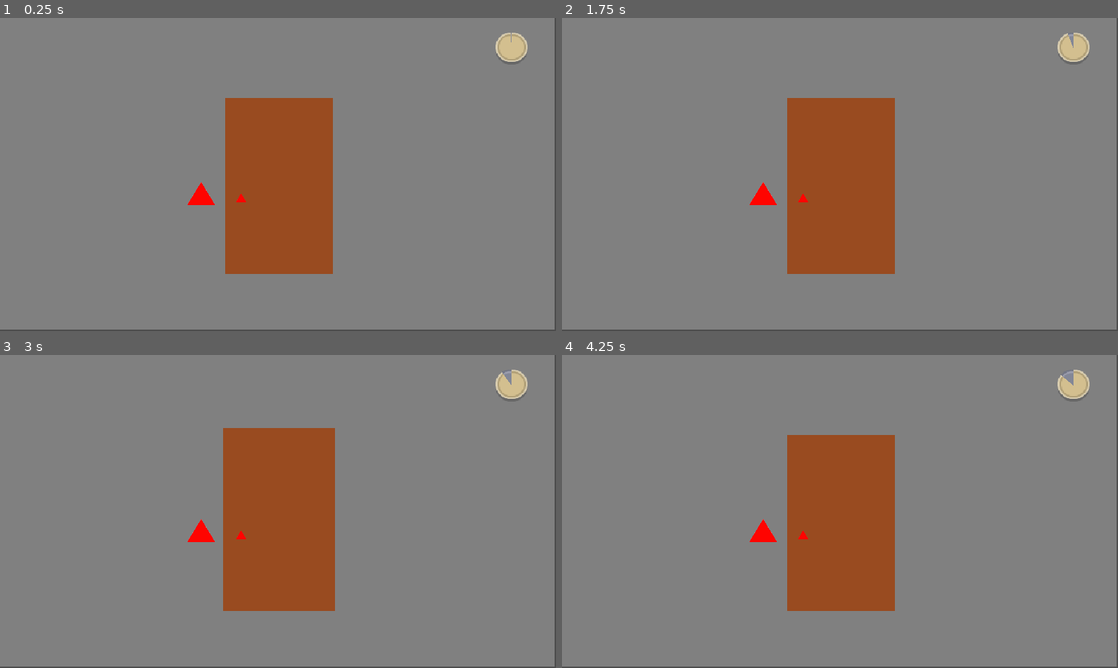
Above: before the commit, frames 1-4 (two rows, left to right).
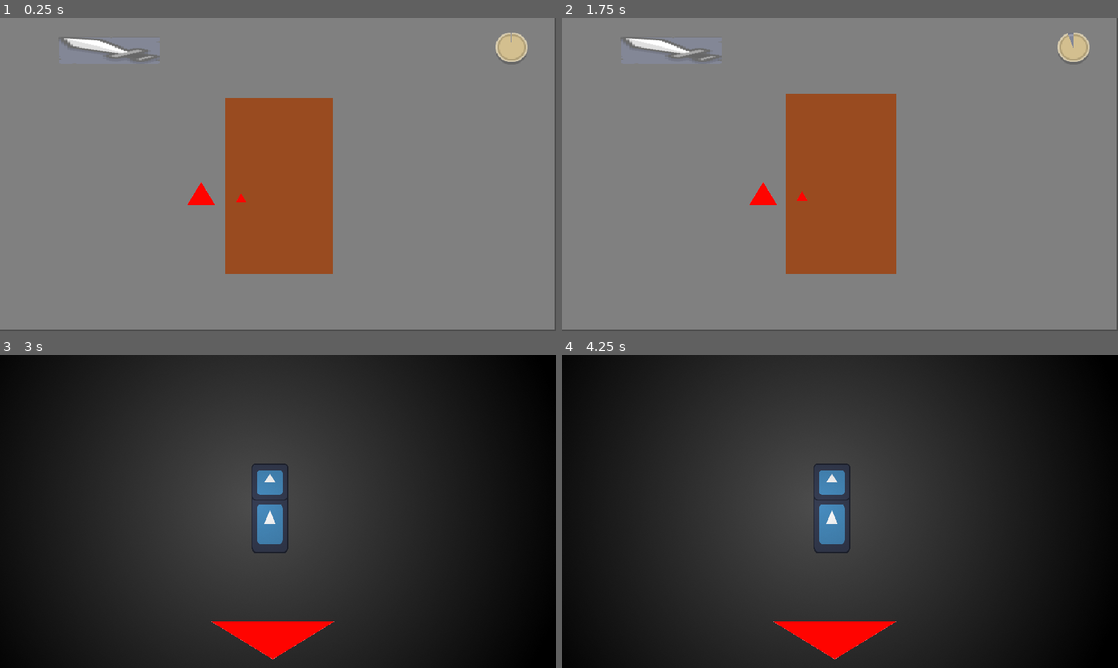
Above: after the commit, the same moments.

Repository: jaakop/TrickOrTrap
Game: Godot game, scene res://scenes/main_scene/main_scene.tscn
The game is run twice, just before and just after one commit, with the same random seed, the same clock (stepped at 60 frames per second) and the same inputs. The engine's default icon, where the game draws it, is replaced by a stand-in: a white triangle on a blue panel in a dark square.
Inputs (mouse positions are in pixels of both pictures, inside the frame that each line leads up to):
- Up to frame 1 (0.25 s): no input
- Up to frame 2 (1.75 s): click (840, 187) at 0.5 s; click (801, 196) at 1.25 s
- Up to frame 3 (3 s): click (278, 524) at 2 s; click (239, 533) at 2.77 s
- Up to frame 4 (4.25 s): click (840, 524) at 3.52 s

The runs differ from the first frame. In frame 1, 0.3% of the frame differs, in the area x 11-28%, y 6-14%; in frame 2, 0.9%; in frame 3, 100%, in the area x 0-100%, y 0-100%; in frame 4, 100%.

Commit message:
Added lives counter

Diff:
--- a/scenes/globals/global.gd
+++ b/scenes/globals/global.gd
@@ -3,3 +3,4 @@
 
 var currentCharacter: Character;
 var dayTime: float;
+var happyNeighbours: int;
--- a/scenes/main_scene/main_scene.gd
+++ b/scenes/main_scene/main_scene.gd
@@ -7,10 +7,14 @@
 
 @export var shadow: TextureRect;
 
+@export var maxHealth: int;
+
 @onready var global = $"/root/Global" as Globals
 @onready var timer = $"./Timer" as Timer;
 
 @onready var door = $"./Door" as Door;
+
+@onready var healthBar = $"./HealthBar" as TextureProgressBar
 
 var characterReady: bool;
 
@@ -18,6 +22,8 @@
 @export var lightLength: float;
 
 func _ready():
+    healthBar.max_value = maxHealth;
+
     if(global.currentCharacter == null):
         global.currentCharacter = Character.new();
         startCharacterTimer();
@@ -34,20 +40,26 @@
     pass;
 
 func _on_light_switch_pressed():
+    if(!characterReady):
+        return;
+
     if(global.currentCharacter.evil):
-        print("Evil character yeeted!");
+        print("Evil character sent out")
     else:
-        print("Good guy yeeted :C");
+        updateLives(-1);
 
     shadow.show();
     lightTimer = lightLength;
     pass # Replace with function body.
 
 func _on_handle_pressed():
+    if(!characterReady):
+        return;
+
     if(global.currentCharacter.evil):
         print("Evil character let in :c");
     else:
-        print("Good guy let in!");
+        print("Good character let in!")
     startCharacterTimer();
     pass # Replace with function body.
 
@@ -61,6 +73,10 @@
     characterReady = true;
     generateNewCharacter();
     door.knock();
+    pass # Replace with function body.
+
+func _on_day_timer_day_ended():
+    print("Day ended!")
     pass # Replace with function body.
 
 func generateNewCharacter():
@@ -77,7 +93,10 @@
     timer.start();
     pass;
 
+func updateLives(delta: int):
+    global.happyNeighbours += delta;
+    healthBar.value = maxHealth + global.happyNeighbours;
 
-func _on_day_timer_day_ended():
-    print("Day ended!")
-    pass # Replace with function body.
+    if(maxHealth + global.happyNeighbours <= 0):
+        print("Neighbors are not happy >:c");
+    pass;
--- a/scenes/main_scene/main_scene.tscn
+++ b/scenes/main_scene/main_scene.tscn
@@ -9,6 +9,8 @@
 [ext_resource type="Texture2D" uid="uid://d00ciprv1dont" path="res://assets/ui/buttonRound_blue.png" id="7_6tgl0"]
 [ext_resource type="Texture2D" uid="uid://csi5ksowwt6t7" path="res://assets/ui/buttonRound_beige.png" id="7_vp1an"]
 [ext_resource type="Script" path="res://scenes/main_scene/DayTimer.gd" id="9_bukiq"]
+[ext_resource type="Texture2D" uid="uid://b6tpniwpqrx6j" path="res://assets/ui/panelInset_blue.png" id="10_svlxc"]
+[ext_resource type="Texture2D" uid="uid://dxkg7aphgiaj5" path="res://assets/ui/cursorSword_silver.png" id="11_abiep"]
 
 [node name="MainScene" type="Control" node_paths=PackedStringArray("shadow")]
 layout_mode = 3
@@ -22,6 +24,7 @@
 timeMax = 3.0
 characherScene = "res://scenes/character/character_view.tscn"
 shadow = NodePath("Shadow")
+maxHealth = 3
 lightLength = 2.0
 
 [node name="Background2" type="TextureRect" parent="."]
@@ -46,12 +49,12 @@
 offset_right = 371.0
 offset_bottom = 607.0
 
-[node name="Handle" type="TextureButton" parent="."]
+[node name="Handle" type="TextureButton" parent="Door"]
 layout_mode = 0
-offset_left = 813.0
-offset_top = 598.0
-offset_right = 853.0
-offset_bottom = 638.0
+offset_left = 35.0
+offset_top = 321.0
+offset_right = 75.0
+offset_bottom = 361.0
 texture_normal = ExtResource("4_ym5qv")
 ignore_texture_size = true
 stretch_mode = 0
@@ -89,8 +92,20 @@
 script = ExtResource("9_bukiq")
 dayLength = 30.0
 
+[node name="HealthBar" type="TextureProgressBar" parent="."]
+layout_mode = 0
+offset_left = 201.0
+offset_top = 64.0
+offset_right = 552.0
+offset_bottom = 158.0
+max_value = 3.0
+value = 3.0
+nine_patch_stretch = true
+texture_under = ExtResource("10_svlxc")
+texture_progress = ExtResource("11_abiep")
+
 [connection signal="pressed" from="Door/TextureButton" to="." method="_on_texture_button_pressed"]
-[connection signal="pressed" from="Handle" to="." method="_on_handle_pressed"]
+[connection signal="pressed" from="Door/Handle" to="." method="_on_handle_pressed"]
 [connection signal="pressed" from="LightSwitch" to="." method="_on_light_switch_pressed"]
 [connection signal="timeout" from="Timer" to="." method="_on_timer_timeout"]
 [connection signal="day_ended" from="DayTimer" to="." method="_on_day_timer_day_ended"]
Not shown: 1 places in scenes/main_scene/main_scene.tscn that only renumber resources
